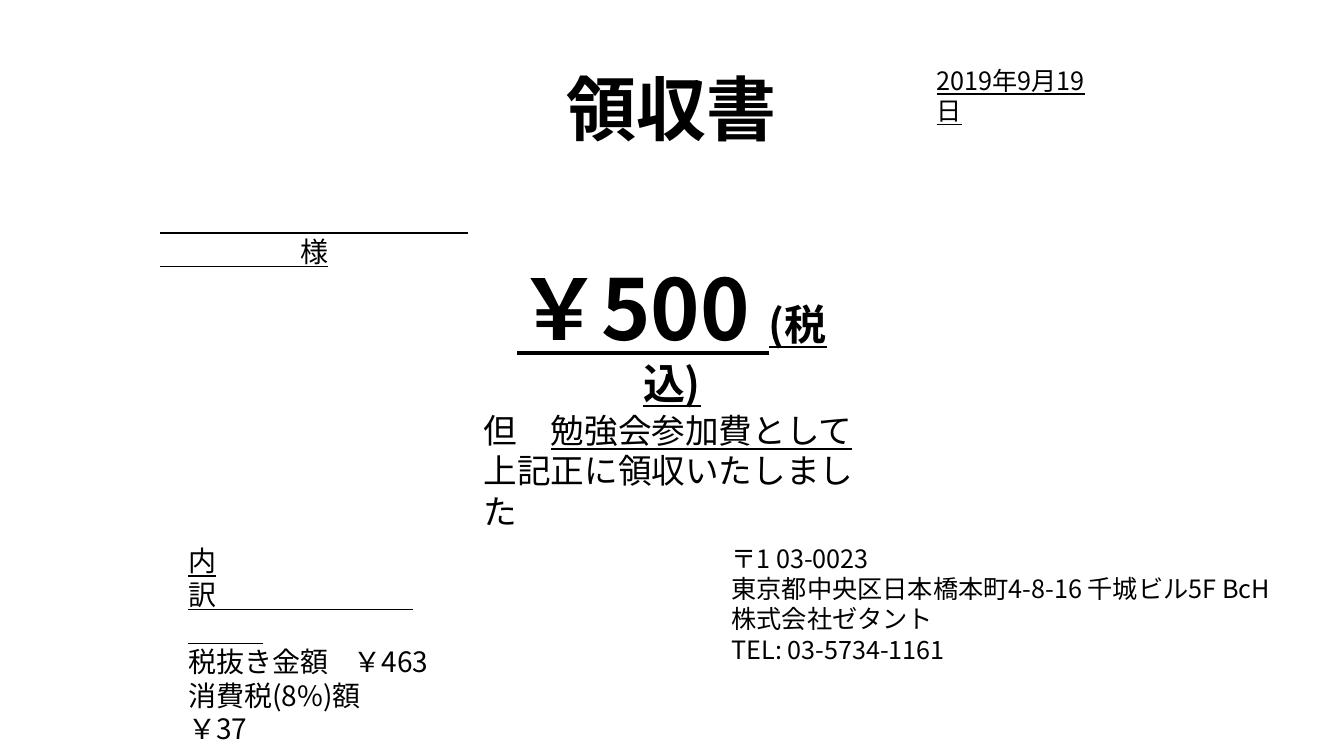
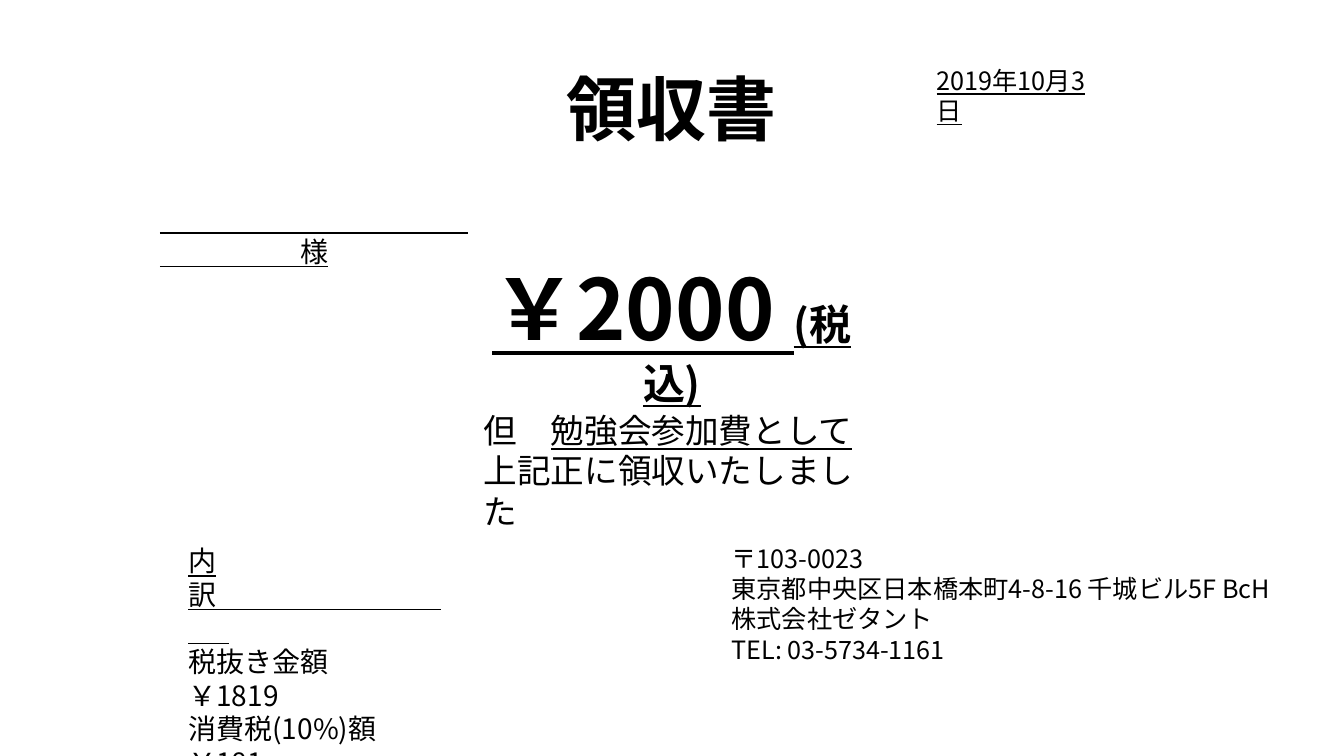
Before and after one commit to junkurihara/class-e2e_security_js, a slide deck: slide 10 of receipt.pptx. Drawn at 1344x756 pixels with LibreOffice and Linux fonts; fonts in the diff are those of the drawing. Boxes give left, top, right and bottom in pixels: in the first picture for what was removed or moved away, otherwise in the second. Text is boxed around its words. In the diff, an @@ line names an element or a change of style, - is before the commit and + after.

```diff
--- a/receipt.pptx
+++ b/receipt.pptx
@@ text at (927,60,1112,101): text changed @@
-2019年9月19日
+2019年10月3日
@@ text at (492,276,852,408): text changed @@
-￥500 (税込)
+￥2000 (税込)
@@ text at (731,549,1270,600): spaces changed @@
-〒1 03-0023
-東京都中央区日本橋本町4-8-16 千城ビル5F BcH
+〒103-0023
+東京都中央区日本橋本町4-8-16 千城ビル5F BcH
@@ text at (188,648,376,745): text changed @@
-税抜き金額 ￥463
-消費税(8%)額 ￥37
+税抜き金額 ￥1819
+消費税(10%)額 ￥181
```
Also in this commit, not shown: 11 other slides changed, 8 slides removed, 4 other files.
